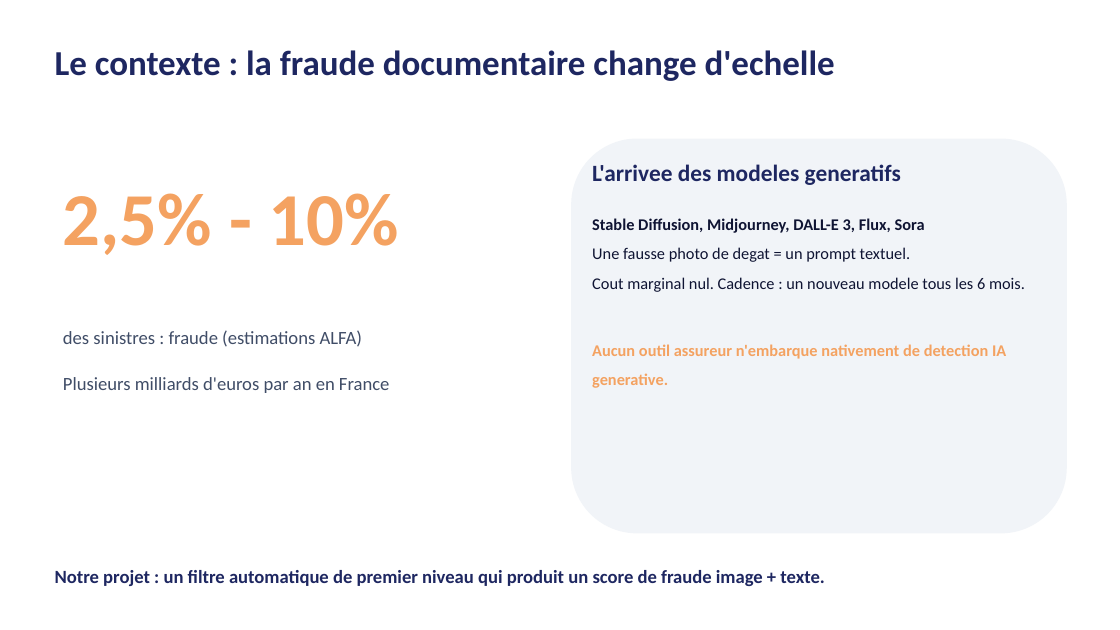
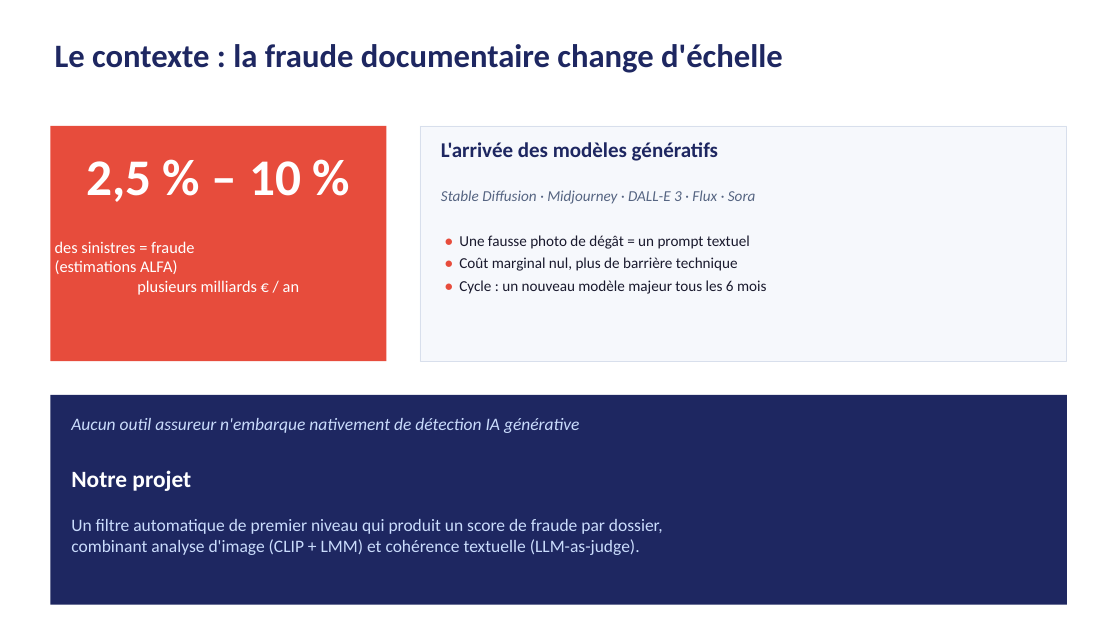
Before and after one commit to HpedArthur/Insurance-fraud-detection-AI, a slide deck: slide 2 of 07_presentation/soutenance.pptx. Drawn at 1120x630 pixels with LibreOffice and Linux fonts; fonts in the diff are those of the drawing. Boxes give left, top, right and bottom in pixels: in the first picture for what was removed or moved away, otherwise in the second. Text is boxed around its words. In the diff, an @@ line names an element or a change of style, - is before the commit and + after.

```diff
--- a/07_presentation/soutenance.pptx
+++ b/07_presentation/soutenance.pptx
@@ text at (55, 44, 783, 73): text changed; size 30 to 28 pt @@
-Le contexte : la fraude documentaire change d'echelle
+Le contexte : la fraude documentaire change d'échelle
@@ rectangle added at (50, 126, 386, 361), fill #E74C3C @@
@@ rectangle added at (420, 126, 1067, 361), fill #F6F8FC, outline #D8DFEC 0.5 pt @@
@@ text at (441, 142, 718, 161): text changed; size 20 to 18 pt @@
-L'arrivee des modeles generatifs
+L'arrivée des modèles génératifs
@@ rounded rectangle removed at (571, 139, 1067, 534) @@
@@ text at (86, 161, 301, 202): text changed; size 64 to 44 pt; text colour #F4A261 to #FFFFFF @@
-2,5% - 10%
+2,5 % – 10 %
@@ text added at (441, 190, 756, 204), 13 pt, text #566582, italic @@
+Stable Diffusion · Midjourney · DALL-E 3 · Flux · Sora
@@ text at (459, 235, 766, 294): text changed; size 14 to 13 pt; text colour #0F1433 to #1A1A2E; bold off @@
-Stable Diffusion, Midjourney, DALL-E 3, Flux, Sora
-Une fausse photo de degat = un prompt textuel.
-Cout marginal nul. Cadence : un nouveau modele tous les 6 mois.
-Aucun outil assureur n'embarque nativement de detection IA generative.
+• Une fausse photo de dégât = un prompt textuel
+• Coût marginal nul, plus de barrière technique
+• Cycle : un nouveau modèle majeur tous les 6 mois
@@ text at (55, 241, 299, 295): text changed; size 16 to 14 pt; text colour #404D67 to #FFFFFF @@
-des sinistres : fraude (estimations ALFA)
+des sinistres = fraude
+(estimations ALFA)
+plusieurs milliards € / an
@@ text removed at (63, 377, 389, 393) @@
-Plusieurs milliards d'euros par an en France
@@ rectangle added at (50, 395, 1067, 605), fill #1E2761 @@
@@ text added at (71, 418, 580, 433), 15 pt, text #CADCFC, italic @@
+Aucun outil assureur n'embarque nativement de détection IA générative
@@ text added at (71, 470, 191, 491), 20 pt, text #FFFFFF, bold @@
+Notre projet
@@ text at (71, 519, 663, 555): text changed; size 16 to 15 pt; text colour #1E2761 to #CADCFC; bold off @@
-Notre projet : un filtre automatique de premier niveau qui produit un score de fraude image + texte.
+Un filtre automatique de premier niveau qui produit un score de fraude par dossier,
+combinant analyse d'image (CLIP + LMM) et cohérence textuelle (LLM-as-judge).
```
Also in this commit, not shown: 5 other slides changed, 4 slides added, 4 slides removed.
